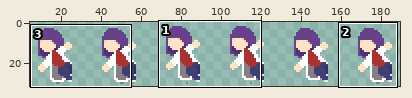
One commit to this sprite sheet: Project A/Assets/Art/Characters/Player/Climb Idle-Sheet.png. The first picture is a wide view before the edit; the outline marks the close-up.
Close-up. Before:
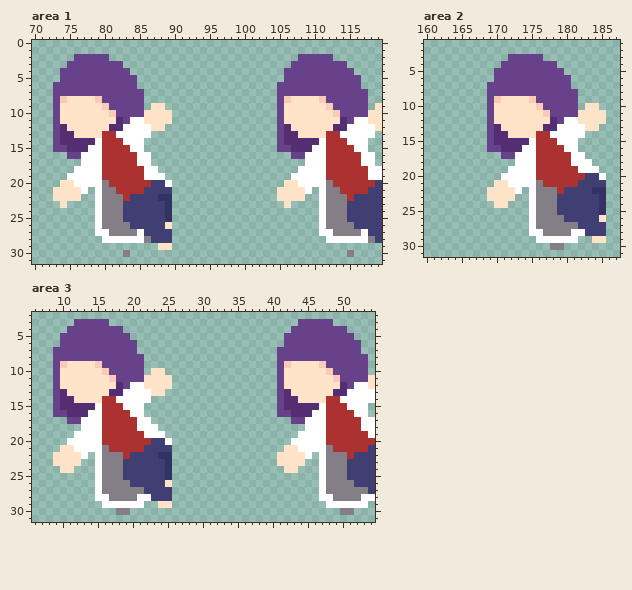
The file is 192x32 pixels. Shown: area 1: x 70..119, y 0..31; area 2: x 160..187, y 1..31; area 3: x 6..54, y 2..31. The old version is drawn lined up with the new one. The wide view leaves out empty margins.
After the commit:
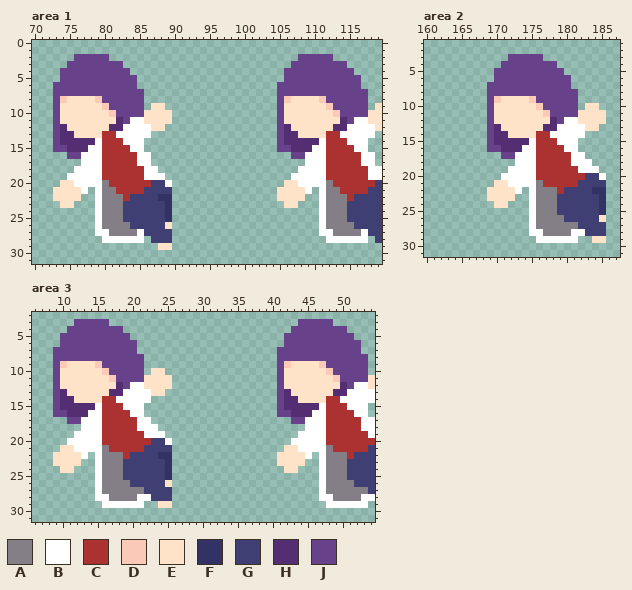
Palette (. is transparent): A #847e87  B #ffffff  C #ac3232  D #fbc9b8  E #ffe3c9  F #323265  G #3f3f74  H #542e72  J #67428a
From old to new:
whole drawing moved by +3,+0 (the old picture is shown already moved)
Area 1:
y 23: x 75 . -> E; x 107 . -> E
y 28: x 86 A -> .; x 118 A -> .
y 30: x 83 A -> .; x 115 A -> .
Area 2:
y 30: x 178..179 AA -> ..
Area 3:
y 30: x 18..19 AA -> ..; x 50..51 AA -> ..
Where, in picture pixels (left, top, right, bottom), the same in both close-ups:
added: (67, 201, 74, 208)
added: (291, 201, 298, 208)
erased: (123, 236, 151, 257)
erased: (347, 236, 375, 257)
erased: (550, 243, 564, 250)
erased: (116, 508, 130, 515)
erased: (340, 508, 354, 515)
